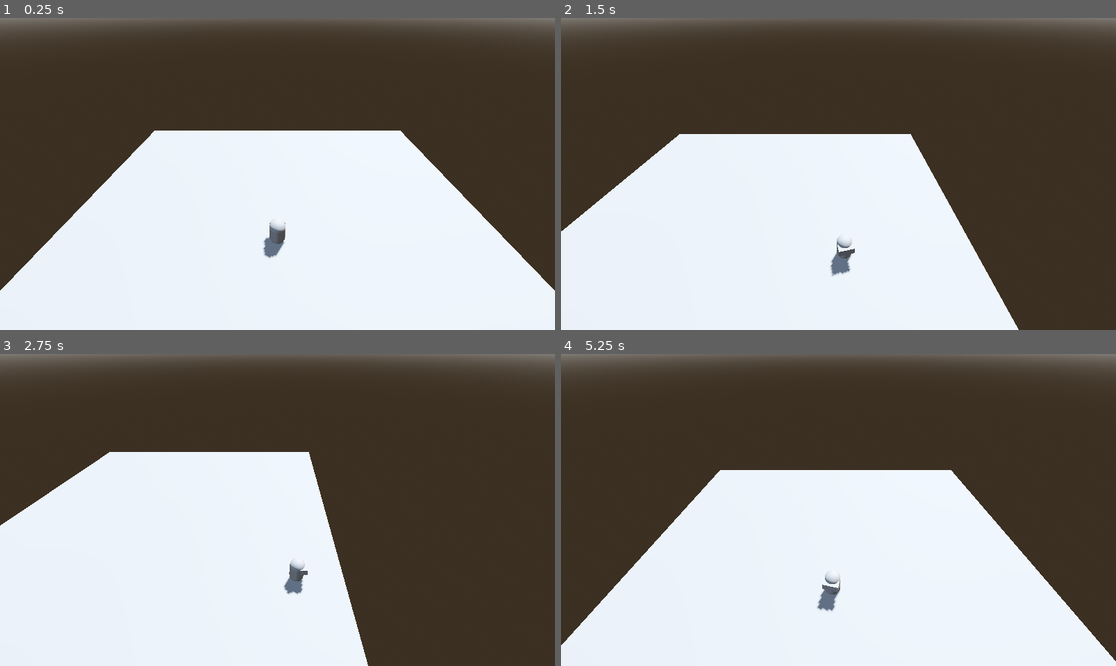
Above: before the commit, frames 1-4 (two rows, left to right).
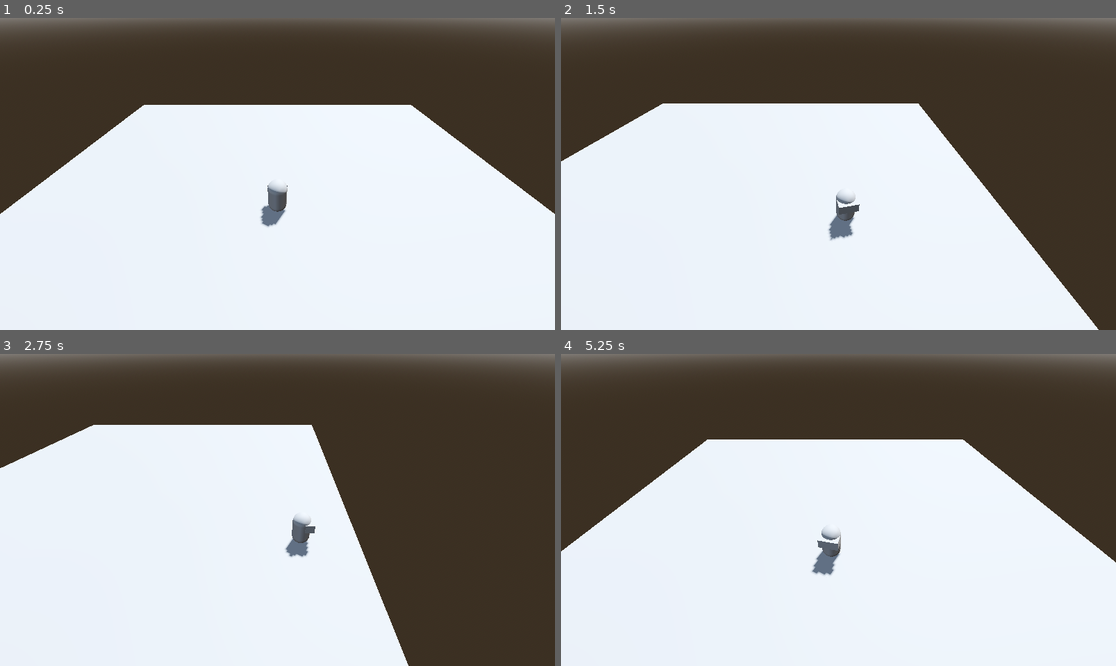
Above: after the commit, the same moments.

Repository: Luis-Blash/speed_attack
Game: Godot game, scene res://main.tscn
Same seed, same stepped clock (60 frames per second), same inputs: the game is played once before the commit and once after it.
Inputs:
- Up to frame 1 (0.25 s): no input
- Up to frame 2 (1.5 s): hold Right (ui_right) 0.53-1.28 s; hold Down (ui_down) from 1.28 s (still down)
- Up to frame 3 (2.75 s): release Down (ui_down) at 2.03 s; hold Right (ui_right) from 2.03 s (still down)
- Up to frame 4 (5.25 s): release Right (ui_right) at 2.78 s; hold Up (ui_up) 2.78-3.53 s; hold Left (ui_left) 3.53-5.03 s; hold Down (ui_down) from 5.03 s (still down)

The runs differ from the first frame. In frame 1, 14% of the frame differs, in the area x 0-100%, y 27-88%; in frame 2, 15%; in frame 3, 10%; in frame 4, 18%, in the area x 0-100%, y 27-99%.

Commit message:
camara position and config map

Diff:
--- a/camera.gd
+++ b/camera.gd
@@ -1,7 +1,7 @@
 extends Camera3D
 
 @export var target: CharacterBody3D
-@export var offset: Vector3 = Vector3(0, 12, 8)
+@export var offset: Vector3 = Vector3(0, 8, 8)
 @export var smoothness: float = 0.1
 
 func _physics_process(delta: float) -> void:
--- a/main.tscn
+++ b/main.tscn
@@ -49,6 +49,9 @@
 transform = Transform3D(1, 0, 0, 0, 0.5, 0, 0, 0, 0.5, 0, 0.36574686, -0.3936116)
 mesh = SubResource("BoxMesh_ig7tw")
 
-[node name="CSGBox3D" type="CSGBox3D" parent="." unique_id=2040151556]
+[node name="nivel1" type="CSGCombiner3D" parent="." unique_id=994892580]
+use_collision = true
+
+[node name="CSGBox3D" type="CSGBox3D" parent="nivel1" unique_id=2040151556]
 transform = Transform3D(30, 0, 0, 0, 1, 0, 0, 0, 30, 0, -1.5500393, 0)
 use_collision = true
--- a/player.gd
+++ b/player.gd
@@ -6,8 +6,8 @@
 func get_input_direction() -> Vector3:
 	var input := Vector2.ZERO
 
-	input.x = Input.get_axis("ui_left", "ui_right")
-	input.y = Input.get_axis("ui_up", "ui_down")
+	input.x = Input.get_axis("move_left","move_right")
+	input.y = Input.get_axis("move_up", "move_down")
 
 	if input.length() > 1.0:
 		input = input.normalized()
--- a/project.godot
+++ b/project.godot
@@ -19,6 +19,43 @@
 
 player=""
 
+[input]
+
+move_left={
+"deadzone": 0.2,
+"events": [Object(InputEventKey,"resource_local_to_scene":false,"resource_name":"","device":-1,"window_id":0,"alt_pressed":false,"shift_pressed":false,"ctrl_pressed":false,"meta_pressed":false,"pressed":false,"keycode":0,"physical_keycode":4194319,"key_label":0,"unicode":0,"location":0,"echo":false,"script":null)
+, Object(InputEventKey,"resource_local_to_scene":false,"resource_name":"","device":-1,"window_id":0,"alt_pressed":false,"shift_pressed":false,"ctrl_pressed":false,"meta_pressed":false,"pressed":false,"keycode":0,"physical_keycode":65,"key_label":0,"unicode":97,"location":0,"echo":false,"script":null)
+]
+}
+move_right={
+"deadzone": 0.2,
+"events": [Object(InputEventKey,"resource_local_to_scene":false,"resource_name":"","device":-1,"window_id":0,"alt_pressed":false,"shift_pressed":false,"ctrl_pressed":false,"meta_pressed":false,"pressed":false,"keycode":0,"physical_keycode":68,"key_label":0,"unicode":100,"location":0,"echo":false,"script":null)
+, Object(InputEventKey,"resource_local_to_scene":false,"resource_name":"","device":-1,"window_id":0,"alt_pressed":false,"shift_pressed":false,"ctrl_pressed":false,"meta_pressed":false,"pressed":false,"keycode":0,"physical_keycode":4194321,"key_label":0,"unicode":0,"location":0,"echo":false,"script":null)
+]
+}
+move_up={
+"deadzone": 0.2,
+"events": [Object(InputEventKey,"resource_local_to_scene":false,"resource_name":"","device":-1,"window_id":0,"alt_pressed":false,"shift_pressed":false,"ctrl_pressed":false,"meta_pressed":false,"pressed":false,"keycode":0,"physical_keycode":4194320,"key_label":0,"unicode":0,"location":0,"echo":false,"script":null)
+, Object(InputEventKey,"resource_local_to_scene":false,"resource_name":"","device":-1,"window_id":0,"alt_pressed":false,"shift_pressed":false,"ctrl_pressed":false,"meta_pressed":false,"pressed":false,"keycode":0,"physical_keycode":87,"key_label":0,"unicode":119,"location":0,"echo":false,"script":null)
+]
+}
+move_down={
+"deadzone": 0.2,
+"events": [Object(InputEventKey,"resource_local_to_scene":false,"resource_name":"","device":-1,"window_id":0,"alt_pressed":false,"shift_pressed":false,"ctrl_pressed":false,"meta_pressed":false,"pressed":false,"keycode":0,"physical_keycode":4194322,"key_label":0,"unicode":0,"location":0,"echo":false,"script":null)
+, Object(InputEventKey,"resource_local_to_scene":false,"resource_name":"","device":-1,"window_id":0,"alt_pressed":false,"shift_pressed":false,"ctrl_pressed":false,"meta_pressed":false,"pressed":false,"keycode":0,"physical_keycode":83,"key_label":0,"unicode":115,"location":0,"echo":false,"script":null)
+]
+}
+jump={
+"deadzone": 0.2,
+"events": [Object(InputEventKey,"resource_local_to_scene":false,"resource_name":"","device":-1,"window_id":0,"alt_pressed":false,"shift_pressed":false,"ctrl_pressed":false,"meta_pressed":false,"pressed":false,"keycode":0,"physical_keycode":32,"key_label":0,"unicode":32,"location":0,"echo":false,"script":null)
+]
+}
+attack_1={
+"deadzone": 0.2,
+"events": [Object(InputEventKey,"resource_local_to_scene":false,"resource_name":"","device":-1,"window_id":0,"alt_pressed":false,"shift_pressed":false,"ctrl_pressed":false,"meta_pressed":false,"pressed":false,"keycode":0,"physical_keycode":71,"key_label":0,"unicode":103,"location":0,"echo":false,"script":null)
+]
+}
+
 [physics]
 
 3d/physics_engine="Jolt Physics"
